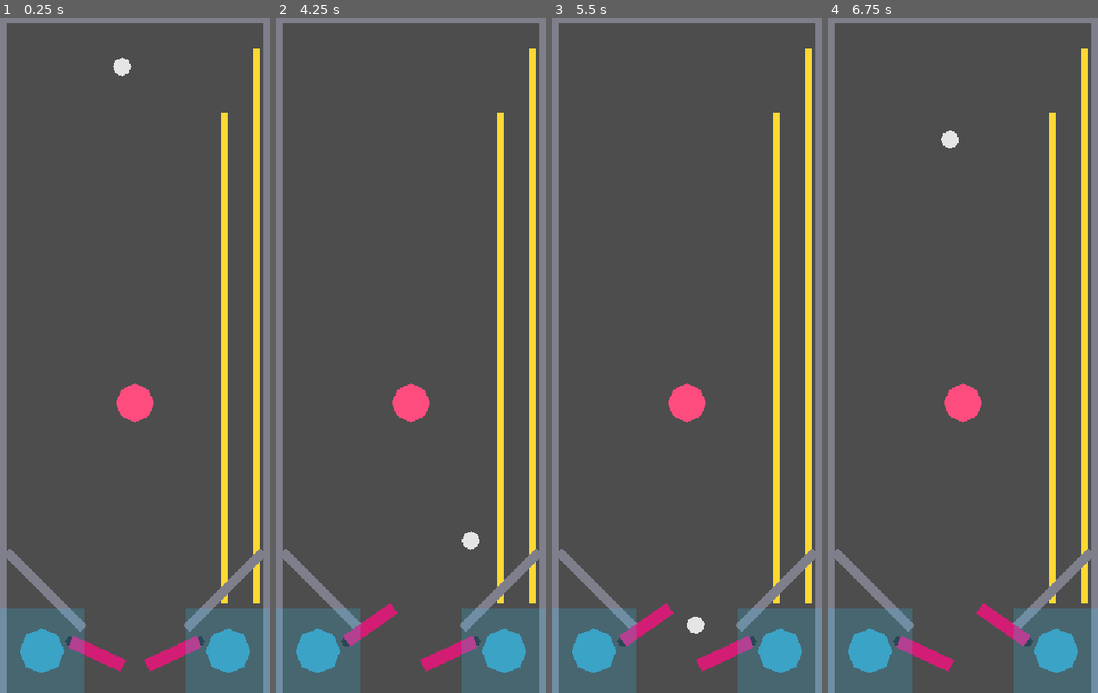
Above: before the commit, frames 1-4 (left to right).
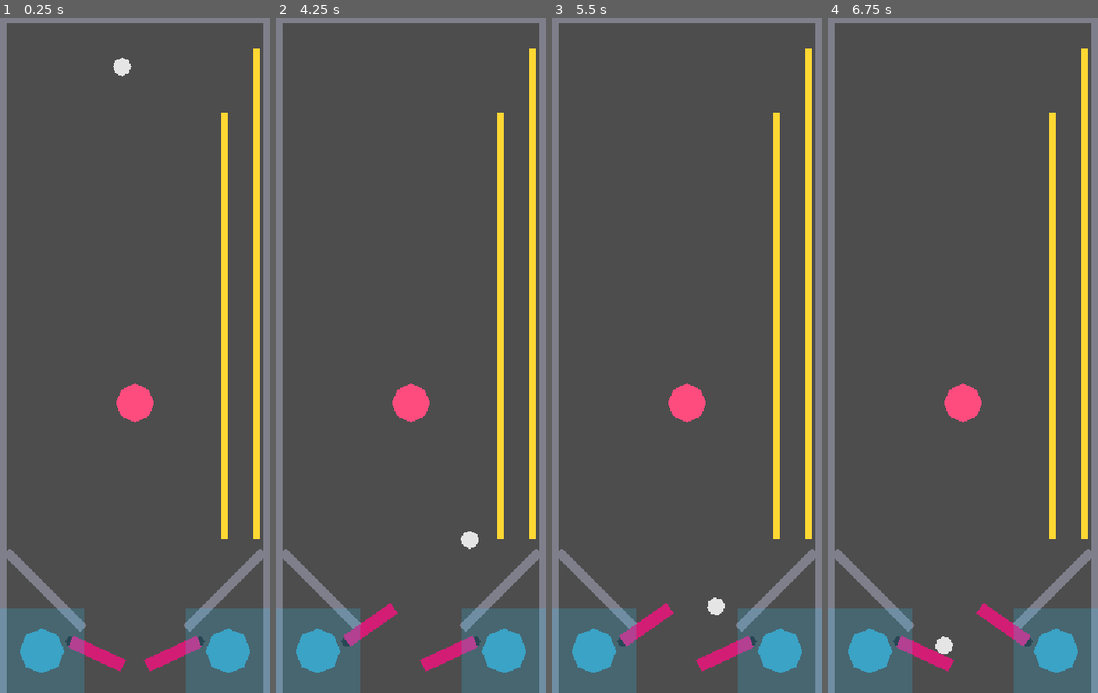
Above: after the commit, the same moments.

Repository: nobody174/pinball-adventure
Game: Godot game, scene res://core/physics/physics_prototype.tscn
Two runs of this game, one before a commit and one after it. Both use one fixed random seed, a clock stepped at 60 frames per second and the inputs below.
Inputs (mouse positions are in pixels of both pictures, inside the frame that each line leads up to):
- Up to frame 1 (0.25 s): no input
- Up to frame 2 (4.25 s): tap Enter at 0.5 s; move the mouse to (470, 321) at 0.52 s; hold Right (flip_right) 0.53-1.25 s; tap Up (launch_ball) at 0.6 s; click (470, 321) at 0.67 s; drag from (357, 389) to (397, 490) at 1.27 s; move the mouse to (438, 207) at 2.02 s; hold Right (flip_right) 2.03-2.75 s; hold Shift 2.03-2.75 s; drag from (397, 490) to (330, 254) at 2.77 s; move the mouse to (492, 456) at 3.52 s; hold Left (flip_left) from 3.53 s (still down); tap Ctrl at 3.6 s
- Up to frame 3 (5.5 s): release Left (flip_left) at 4.25 s; tap Space (nudge) at 4.25, 5.1 s; drag from (606, 254) to (687, 402) at 4.27 s; move the mouse to (700, 355) at 5.02 s; hold Left (flip_left) from 5.03 s (still down); click (700, 355) at 5.17 s
- Up to frame 4 (6.75 s): release Left (flip_left) at 5.75 s; drag from (922, 186) to (909, 389) at 5.77 s; move the mouse to (1022, 321) at 6.52 s; hold Right (flip_right) from 6.53 s (still down); tap Alt at 6.6 s

The runs differ from the first frame. In frame 1, 0.4% of the frame differs, in the area x 81-97%, y 77-87%; in frame 2, 0.4%; in frame 3, 0.6%; in frame 4, 0.6%, in the area x 39-97%, y 16-95%.

Commit message:
fix(glitch): ramp entrance was physically blocked by the right guide
Designer couldn't reach the ramp at all. Root cause: rebuilding the ramp
didn't account for the pre-existing RightGuide (a 45-degree inlane wall
funneling toward the right flipper), which crosses diagonally right through
the ramp's entrance zone -- computed its endpoints (roughly (290,600) to
(410,480)) and confirmed direct overlap with the ramp mouth at
x350-400,y480-560. The entrance was physically blocked, not just a hard
shot.

Raised the ramp's bottom edge to y=460, clear above the guide's highest
point, rather than guessing at new numbers blind. Shot feasibility (can a
real flipper shot actually reach that height along the guide's slope)
still needs the designer's hands-on confirmation.

Also clarified a separate misconception: the ramp isn't for launching a
new ball -- that's the plunger/launch key, a different mechanic.

Co-Authored-By: Claude Sonnet 5 <noreply@anthropic.com>

Diff:
--- a/core/physics/physics_prototype.tscn
+++ b/core/physics/physics_prototype.tscn
@@ -27,10 +27,10 @@
 size = Vector2(130, 130)
 
 [sub_resource type="RectangleShape2D" id="RectangleShape2D_ramp_outer"]
-size = Vector2(10, 860)
+size = Vector2(10, 760)
 
 [sub_resource type="RectangleShape2D" id="RectangleShape2D_ramp_inner"]
-size = Vector2(10, 760)
+size = Vector2(10, 660)
 
 [node name="PhysicsPrototype" type="Node2D" unique_id=1652750491]
 
@@ -82,22 +82,22 @@
 [node name="Ramp" type="StaticBody2D" parent="." unique_id=317573666]
 
 [node name="OuterWall" type="CollisionShape2D" parent="Ramp"]
-position = Vector2(400, 130)
+position = Vector2(400, 80)
 shape = SubResource("RectangleShape2D_ramp_outer")
 
 [node name="OuterWallSprite" type="Polygon2D" parent="Ramp"]
-position = Vector2(400, 130)
-color = Color(1, 0.85, 0.2, 1)
-polygon = PackedVector2Array(-5, -430, 5, -430, 5, 430, -5, 430)
-
-[node name="InnerWall" type="CollisionShape2D" parent="Ramp"]
-position = Vector2(350, 180)
-shape = SubResource("RectangleShape2D_ramp_inner")
-
-[node name="InnerWallSprite" type="Polygon2D" parent="Ramp"]
-position = Vector2(350, 180)
+position = Vector2(400, 80)
 color = Color(1, 0.85, 0.2, 1)
 polygon = PackedVector2Array(-5, -380, 5, -380, 5, 380, -5, 380)
+
+[node name="InnerWall" type="CollisionShape2D" parent="Ramp"]
+position = Vector2(350, 130)
+shape = SubResource("RectangleShape2D_ramp_inner")
+
+[node name="InnerWallSprite" type="Polygon2D" parent="Ramp"]
+position = Vector2(350, 130)
+color = Color(1, 0.85, 0.2, 1)
+polygon = PackedVector2Array(-5, -330, 5, -330, 5, 330, -5, 330)
 
 [node name="Guides" type="StaticBody2D" parent="." unique_id=1736905529]
 
Not shown, changed: docs/PROGRESS.md
